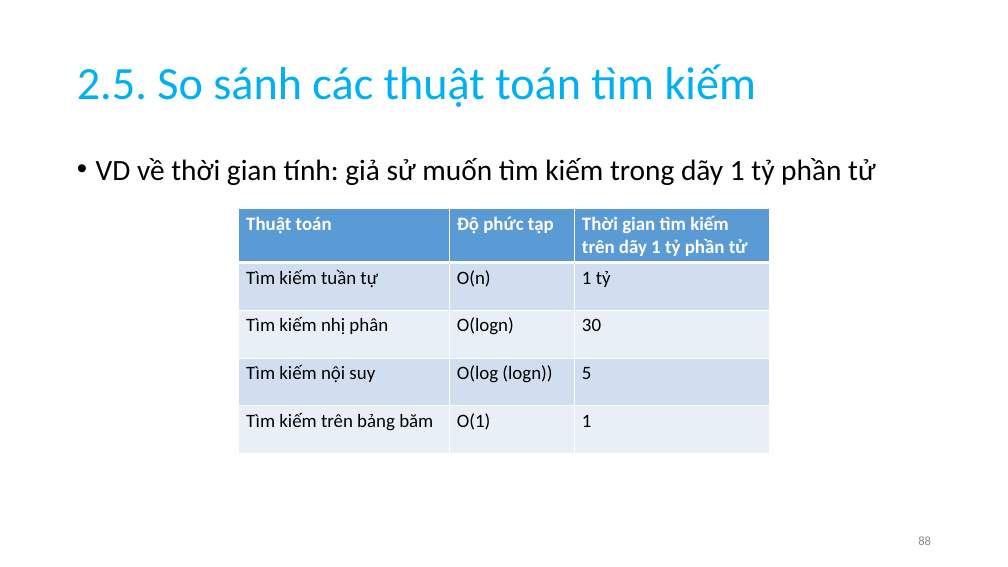
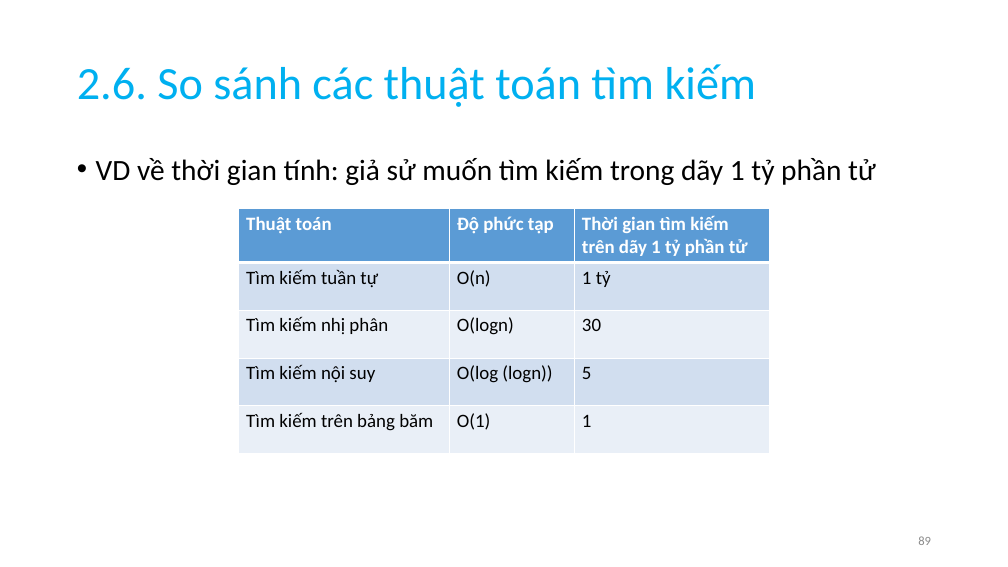
Before and after one commit to anhtuta/Notes, a slide deck: slide 89 of DSA.pptx (slide 88 before the commit). Drawn at 1008x567 pixels with LibreOffice and Linux fonts; fonts in the diff are those of the drawing. Boxes give left, top, right and bottom in pixels: in the first picture for what was removed or moved away, otherwise in the second. Text is boxed around its words. In the diff, an @@ line names an element or a change of style, - is before the commit and + after.

```diff
--- a/DSA.pptx
+++ b/DSA.pptx
@@ title at [77,64,756,107]: text changed @@
-2.5. So sánh các thuật toán tìm kiếm
+2.6. So sánh các thuật toán tìm kiếm
```
Also in this commit, not shown: 2 other slides changed, 1 slide added, 3 other files.
